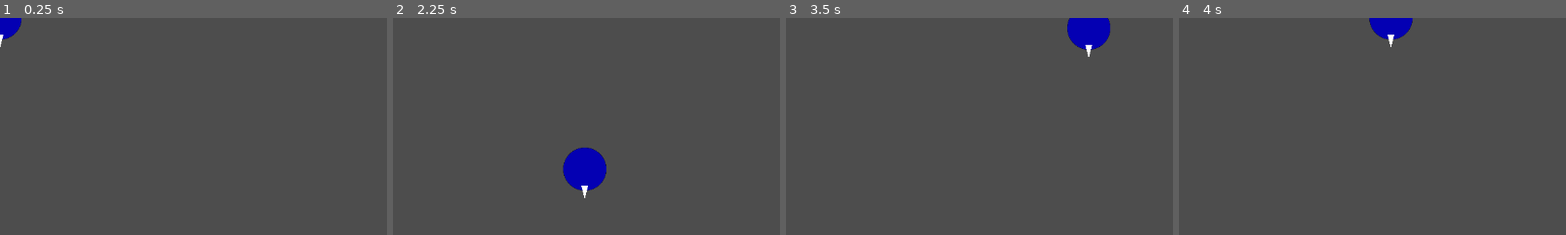
Above: before the commit, frames 1-4 (left to right).
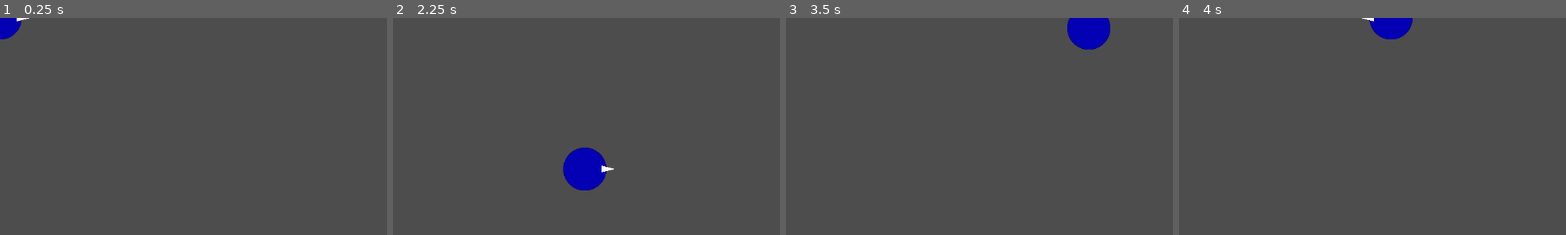
Above: after the commit, the same moments.

Repository: Atajin/couch-commandos
Game: Godot game, scene res://player.tscn
Same seed, same stepped clock (60 frames per second), same inputs: the game is played once before the commit and once after it. The project has no main scene, so this scene is started directly.
Inputs:
- Up to frame 1 (0.25 s): no input
- Up to frame 2 (2.25 s): tap Enter at 0.5 s; hold D (move_right_p1) 0.53-1.28 s; hold S (move_down_p1) 1.28-2.03 s; hold D (move_right_p1) from 2.03 s (still down)
- Up to frame 3 (3.5 s): release D (move_right_p1) at 2.78 s; hold W (move_up_p1) from 2.78 s (still down)
- Up to frame 4 (4 s): release W (move_up_p1) at 3.53 s; hold A (move_left_p1) from 3.53 s (still down)
The pictures show only the part of the screen within x 0-50%, y 0-50%; the shares and areas given below are measured in that part.

The runs differ from the first frame. In frame 1, less than 0.1% of the frame differs, in the area x 0-8%, y 0-14%; in frame 2, 0.1%, in the area x 48-58%, y 67-84%; in frame 3, less than 0.1%; in frame 4, less than 0.1%.

Commit message:
rotation de AimPivot

Diff:
--- a/player.tscn
+++ b/player.tscn
@@ -34,5 +34,6 @@
 [node name="AimPivot" type="Node2D" parent="."]
 
 [node name="TempWeapon" type="MeshInstance2D" parent="AimPivot"]
-position = Vector2(0, 35)
+position = Vector2(35, 0)
+rotation = -1.5708
 mesh = SubResource("PrismMesh_heylq")
--- a/scripts/player.gd
+++ b/scripts/player.gd
@@ -6,11 +6,14 @@
 
 @export var is_player_1: bool = true
 
+@onready var aim_pivot = $AimPivot
+
 func _physics_process(delta: float) -> void:
 	var input_vector = get_input_vector()
 
 	if input_vector.length() > 0:
 		velocity = input_vector * SPEED
+		aim_pivot.rotation = input_vector.angle()
 	else:
 		velocity = velocity.move_toward(Vector2.ZERO, SPEED)
 
